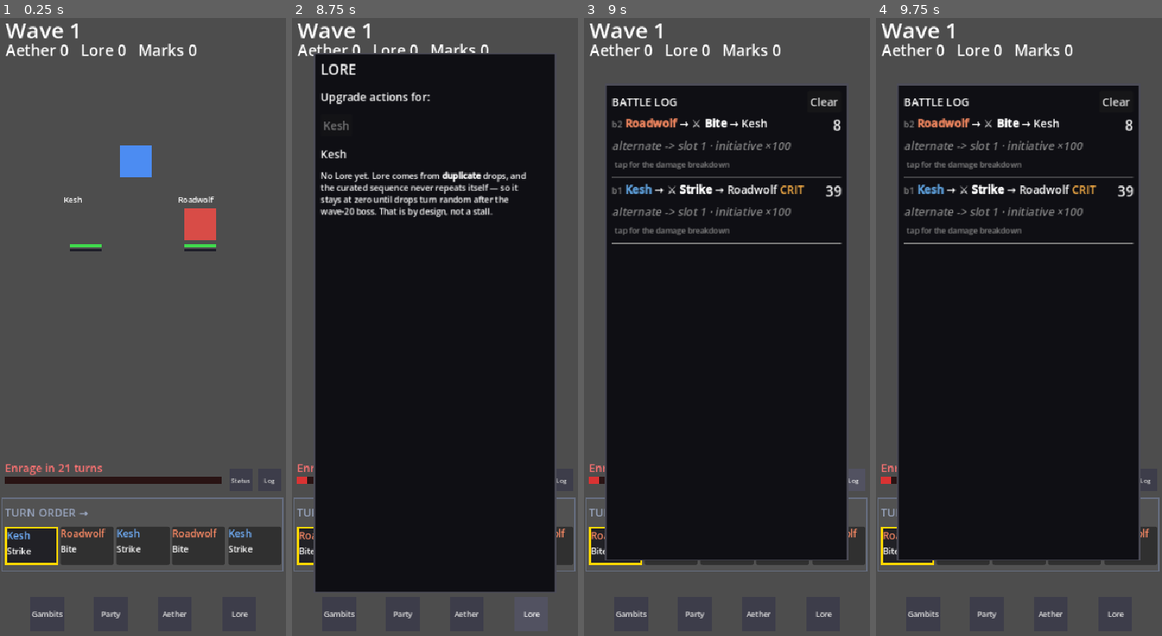
Above: before the commit, frames 1-4 (left to right).
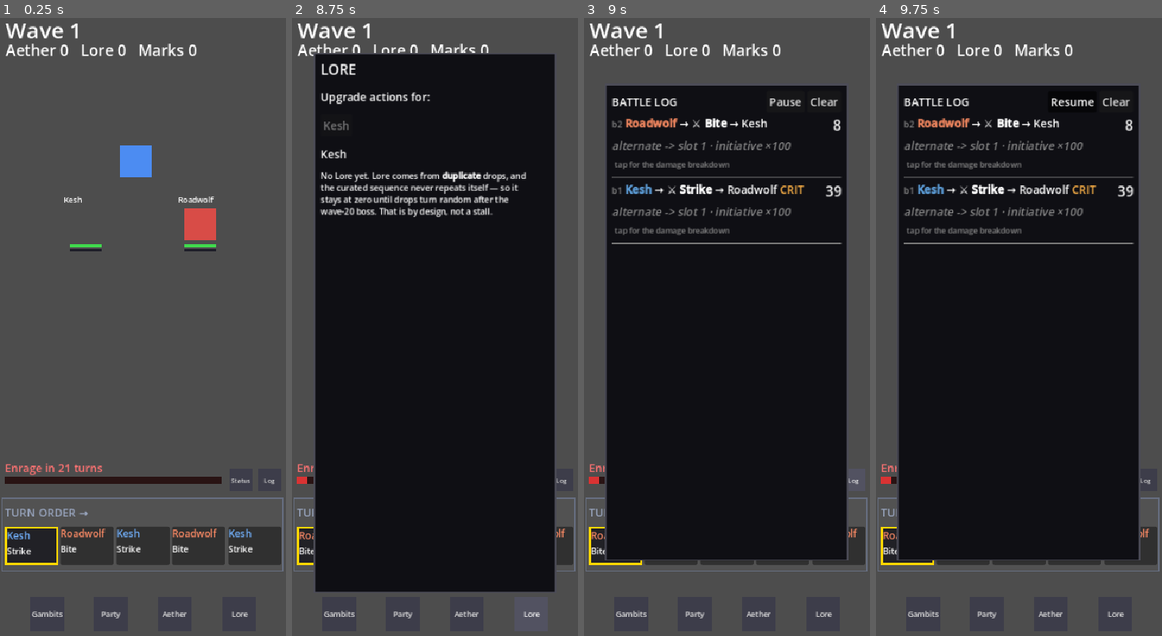
Above: after the commit, the same moments.

Repository: Betrome/Farroad
Game: Godot game, scene res://scenes/Game.tscn
The game is run twice, just before and just after one commit, with the same random seed, the same clock (stepped at 60 frames per second) and the same inputs.
Inputs (mouse positions are in pixels of both pictures, inside the frame that each line leads up to):
- Up to frame 1 (0.25 s): no input
- Up to frame 2 (8.75 s): click "Gambits" at 0.5 s; click "▼" at 1.25 s; click "— always —" at 2 s; click "Strike" at 2.75 s; click "▲" at 3.5 s; click "Ember" at 4.25 s; click "— always —" at 5 s; click "Strike" at 5.75 s; click "Party" at 6.5 s; click "Aether" at 7.25 s; click "Lore" at 8 s
- Up to frame 3 (9 s): click "Log" at 8.75 s
- Up to frame 4 (9.75 s): click (1079, 104) at 9.5 s, where only the run after the commit has a clickable "Pause"

Frames 1-2 are identical in both runs. In frame 3, 0.1% of the frame differs, in the area x 64-77%, y 13-15%; in frame 4, 0.1%, in the area x 61-77%, y 13-15%.

Commit message:
Add a pause toggle to the battle log
Adds a Pause/Resume button to the log popup: while paused, new beats
still accumulate in the background, but the visible list stops
auto-rebuilding on every one, so a fast-moving fight's log can
actually be read/scrolled without new entries jumping the view
underneath you. Resuming immediately catches up.

Also fixes a related bug found while testing it: expanding a damage
breakdown called the full container rebuild unconditionally, which
re-pulled whatever had accumulated in the background regardless of
the pause state -- silently undoing a pause the moment you opened a
detail view. Expanding/collapsing now only toggles that one entry's
own detail line instead of rebuilding the whole list.

Presentation-only change (BattlePresenter.gd), no parity implications.
farroadsmoke.js 236/236, real headless playthroughs clean.

Co-Authored-By: Claude Sonnet 5 <noreply@anthropic.com>

Diff:
--- a/godot-project/scripts/BattlePresenter.gd
+++ b/godot-project/scripts/BattlePresenter.gd
@@ -57,6 +57,15 @@
 var log_lines: Array = []   # each entry: {head_bbcode, dmg_text, via_bbcode, note_bbcodes, calc, expanded}
 var log_popup: PopupPanel
 var log_container: VBoxContainer
+var pause_log_btn: Button
+## While true, new beats still accumulate into log_lines (nothing is lost),
+## but the OPEN popup stops auto-rebuilding on every one -- lets a player
+## actually read/scroll a fast-moving fight's log without new entries
+## (inserted newest-first) jumping their place around underneath them.
+## _on_log_pressed's own rebuild on open is unaffected either way -- opening
+## the log always shows a fresh snapshot regardless of pause state; pausing
+## only stops it from moving once it's already open.
+var log_paused: bool = false
 var turn_cards: Array = []
 var status_icon_btn: Button
 var log_icon_btn: Button
@@ -584,6 +593,11 @@
 	title.add_theme_font_size_override("font_size", 16)
 	title.size_flags_horizontal = Control.SIZE_EXPAND_FILL
 	header.add_child(title)
+	pause_log_btn = Button.new()
+	pause_log_btn.text = "Pause"
+	pause_log_btn.toggle_mode = true
+	pause_log_btn.toggled.connect(_on_log_pause_toggled)
+	header.add_child(pause_log_btn)
 	var clear_btn := Button.new()
 	clear_btn.text = "Clear"
 	clear_btn.pressed.connect(_on_clear_pressed)
@@ -606,6 +620,12 @@
 func _on_clear_pressed() -> void:
 	log_lines.clear()
 	_rebuild_log_container()
+
+func _on_log_pause_toggled(paused: bool) -> void:
+	log_paused = paused
+	pause_log_btn.text = "Resume" if paused else "Pause"
+	if not paused and log_popup != null and log_popup.visible:
+		_rebuild_log_container()
 
 ## Rebuilds every entry's Control block from scratch, newest first (mirrors
 ## logEntry()'s insertBefore(d, L.firstChild)). A real HBoxContainer per
@@ -652,16 +672,23 @@
 		btn.add_theme_font_size_override("font_size", 11)
 		btn.add_theme_color_override("font_color", Color(0.53, 0.53, 0.53))
 		btn.add_theme_color_override("font_hover_color", Color(0.75, 0.75, 0.75))
+		box.add_child(btn)
+		var calc_line := _rich_line("[font_size=12][color=#%s]%s[/color][/font_size]" % [DIM_COLOR, entry["calc"]])
+		calc_line.visible = entry["expanded"]
+		box.add_child(calc_line)
 		# Captures `entry` (a Dictionary -- a reference type in GDScript) by
 		# reference, so toggling it here correctly mutates the SAME dict
-		# still held in log_lines -- mirrors logEntry()'s own
-		# d.onclick toggling a class on that same log entry (farroad-ui.js:1804).
+		# still held in log_lines -- mirrors logEntry()'s own d.onclick
+		# toggling a class on that same log entry (farroad-ui.js:1804).
+		# Flips only THIS entry's own expanded flag and its own calc line's
+		# visibility -- deliberately NOT a full _rebuild_log_container() call
+		# (the earlier version's approach), which re-pulls the CURRENT
+		# log_lines wholesale and would silently undo a log pause: opening a
+		# damage breakdown while paused shouldn't jump the whole list back
+		# to whatever accumulated in the background since.
 		btn.pressed.connect(func():
 			entry["expanded"] = not entry["expanded"]
-			_rebuild_log_container())
-		box.add_child(btn)
-		if entry["expanded"]:
-			box.add_child(_rich_line("[font_size=12][color=#%s]%s[/color][/font_size]" % [DIM_COLOR, entry["calc"]]))
+			calc_line.visible = entry["expanded"])
 
 	for note_bbcode in entry["note_bbcodes"]:
 		box.add_child(_rich_line(note_bbcode))
@@ -900,7 +927,7 @@
 
 	log_lines.append({"head_bbcode": head, "dmg_text": dmg_text, "via_bbcode": via_bbcode,
 		"note_bbcodes": note_bbcodes, "calc": _calc_text(e), "expanded": false})
-	if log_popup != null and log_popup.visible:
+	if log_popup != null and log_popup.visible and not log_paused:
 		_rebuild_log_container()
 
 ## A plain, non-event log line (e.g. "Battle over") -- same storage shape,
@@ -908,7 +935,7 @@
 func _append_raw_log(bbcode: String) -> void:
 	log_lines.append({"head_bbcode": bbcode, "dmg_text": "", "via_bbcode": "",
 		"note_bbcodes": [], "calc": "", "expanded": false})
-	if log_popup != null and log_popup.visible:
+	if log_popup != null and log_popup.visible and not log_paused:
 		_rebuild_log_container()
 
 ## Mirrors logEntry()'s `calc` string (farroad-ui.js:1783-1793) -- reuses
